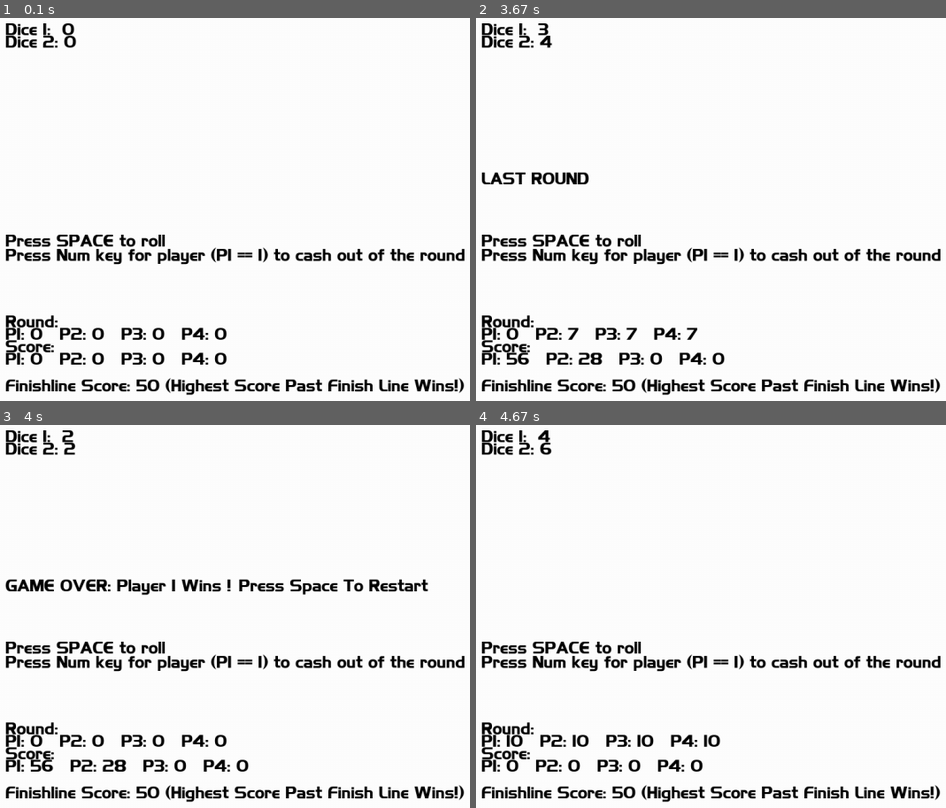
Above: before the commit, frames 1-4 (two rows, left to right).
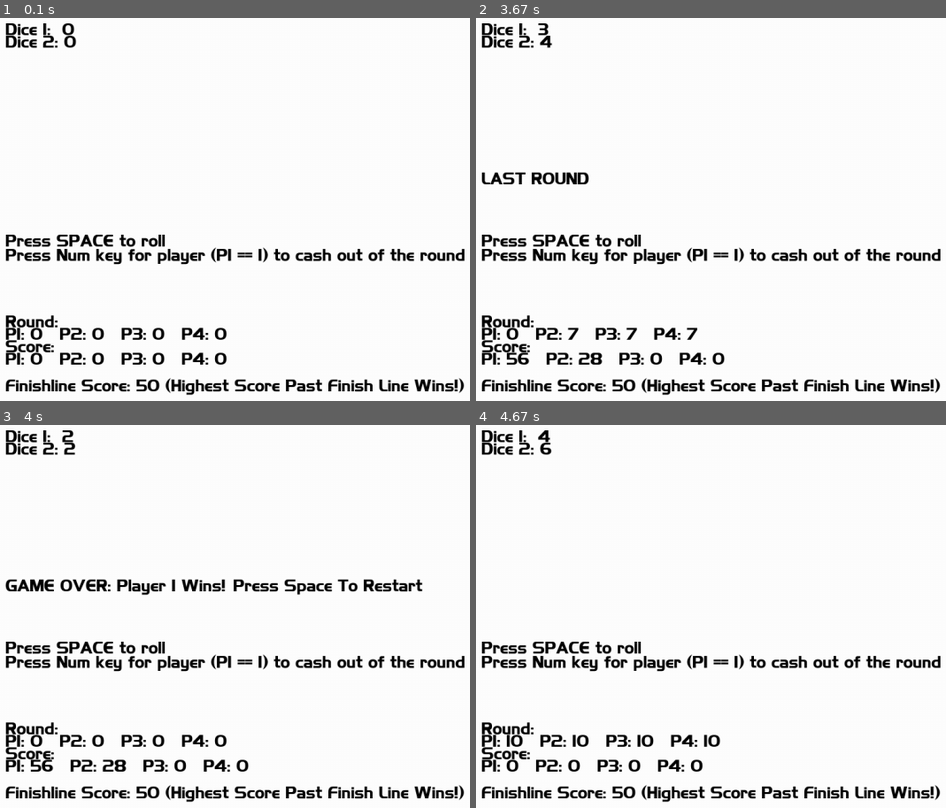
Above: after the commit, the same moments.

Repository: isaachraga/GammaRepo
Game: pygame game, started from SnakeEyes/Code/game.py
Two runs of this game, one before a commit and one after it. Both use one fixed random seed, a clock stepped at 60 frames per second and the inputs below.
Inputs:
- Up to frame 1 (0.1 s): no input
- Up to frame 2 (3.67 s): tap Space at 0.33, 0.73, 1.03, 1.23, 1.57, 1.87, 2.07, 2.37, 2.63, 2.97, 3.27, 3.4 s; tap 2 at 1.32, 2.72 s; tap 1 at 2.15, 3.48 s
- Up to frame 3 (4 s): tap Space at 3.8 s; tap 2 at 3.88 s
- Up to frame 4 (4.67 s): tap Space at 4.1, 4.47 s

Frames 1-2 are identical in both runs. In frame 3, 0.9% of the frame differs, in the area x 47-92%, y 40-45%; in frame 4, nothing differs.

Commit message:
display text adjustments

Diff:
--- a/SnakeEyes/Code/core.py
+++ b/SnakeEyes/Code/core.py
@@ -178,7 +178,7 @@
                     TopPlayer = p
                     HighScore = p.score
 
-            self.result = "GAME OVER: Player " + str(TopPlayer.playerNum) +" Wins !\nPress Space To Restart"
+            self.result = "GAME OVER: Player " + str(TopPlayer.playerNum) +" Wins!\nPress Space To Restart"
 
     def resetGame(self):
         self.dt = 0
